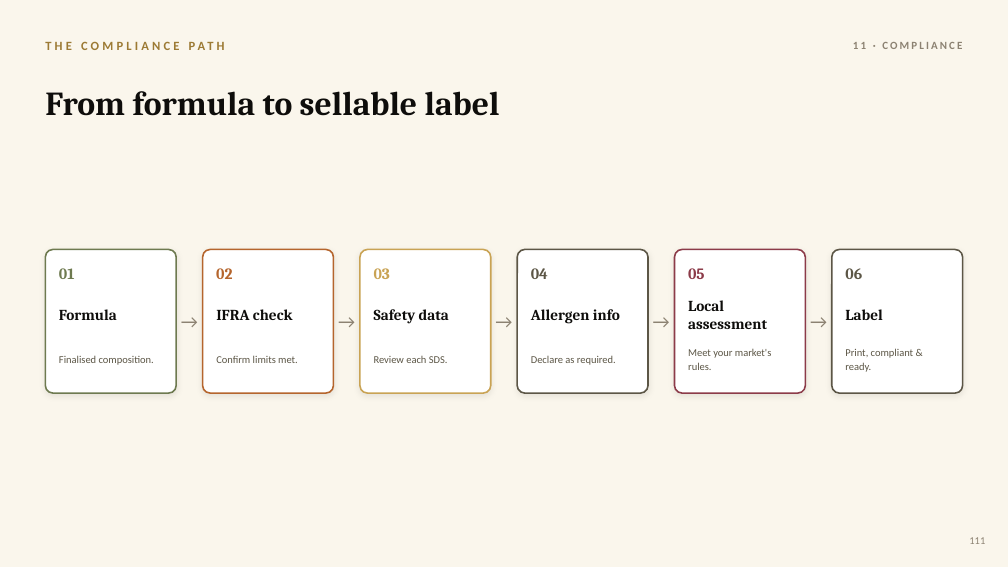
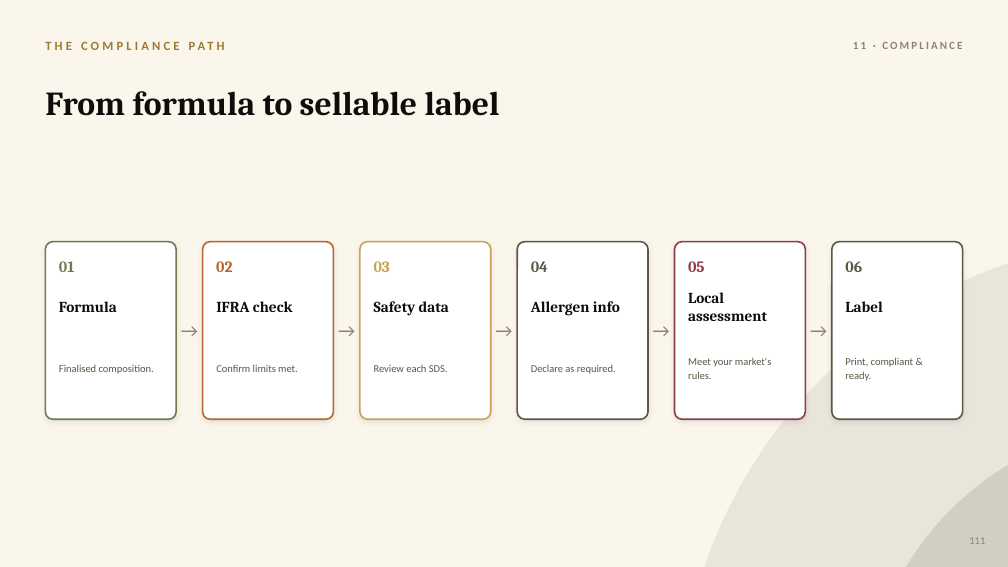
Before and after one commit to yevfumes/yev, a slide deck: slide 125 of course/YEVFUMES_Perfumery_Course.pptx. Drawn at 1008x567 pixels with LibreOffice and Linux fonts; fonts in the diff are those of the drawing. Boxes give left, top, right and bottom in pixels: in the first picture for what was removed or moved away, otherwise in the second. Text is boxed around its words. In the diff, an @@ line names an element or a change of style, - is before the commit and + after.

```diff
--- a/course/YEVFUMES_Perfumery_Course.pptx
+++ b/course/YEVFUMES_Perfumery_Course.pptx
@@ ellipse added at (x1=679, y1=238, x2=1008, y2=567), fill #5C5646 at 10% opacity @@
@@ rounded rectangle resized from (x1=45, y1=250, x2=176, y2=393) to (x1=45, y1=242, x2=176, y2=420) @@
@@ rounded rectangle resized from (x1=203, y1=250, x2=333, y2=393) to (x1=203, y1=242, x2=333, y2=420) @@
@@ rounded rectangle resized from (x1=360, y1=250, x2=491, y2=393) to (x1=360, y1=242, x2=491, y2=420) @@
@@ rounded rectangle resized from (x1=517, y1=250, x2=648, y2=393) to (x1=517, y1=242, x2=648, y2=420) @@
@@ rounded rectangle resized from (x1=675, y1=250, x2=805, y2=393) to (x1=675, y1=242, x2=805, y2=420) @@
@@ rounded rectangle resized from (x1=832, y1=250, x2=963, y2=393) to (x1=832, y1=242, x2=963, y2=420) @@
@@ 6 texts moved together from (x1=59, y1=268, x2=862, y2=279) to (x1=59, y1=261, x2=862, y2=272) @@
@@ 6 texts moved together from (x1=59, y1=300, x2=882, y2=329) to (x1=59, y1=292, x2=882, y2=321) @@
@@ text "Finalised composition." moved from (x1=59, y1=356, x2=154, y2=365) to (x1=59, y1=365, x2=154, y2=374) @@
@@ text "Confirm limits met." moved from (x1=216, y1=356, x2=298, y2=363) to (x1=216, y1=365, x2=298, y2=372) @@
@@ text "Review each SDS." moved from (x1=374, y1=356, x2=448, y2=363) to (x1=374, y1=365, x2=448, y2=372) @@
@@ text "Declare as required." moved from (x1=531, y1=356, x2=616, y2=365) to (x1=531, y1=365, x2=616, y2=374) @@
@@ text "Meet your market's rules." moved from (x1=688, y1=349, x2=771, y2=370) to (x1=688, y1=358, x2=771, y2=379) @@
@@ 5 texts moved together from (x1=176, y1=302, x2=832, y2=340) to (x1=176, y1=312, x2=832, y2=349) @@
@@ text "Print, compliant & ready." moved from (x1=845, y1=348, x2=913, y2=372) to (x1=845, y1=357, x2=913, y2=381) @@
@@ ellipse added at (x1=863, y1=422, x2=1008, y2=567), fill #5C5646 at 16% opacity @@
```
Also in this commit, not shown: 134 other slides changed.
